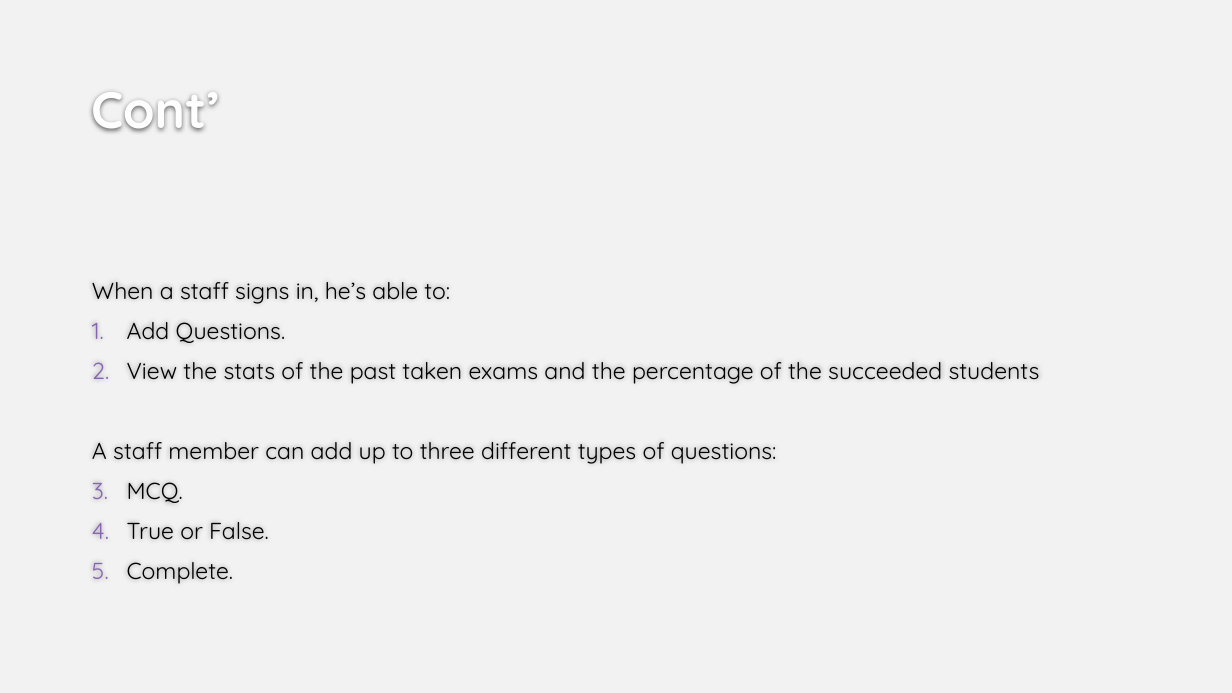
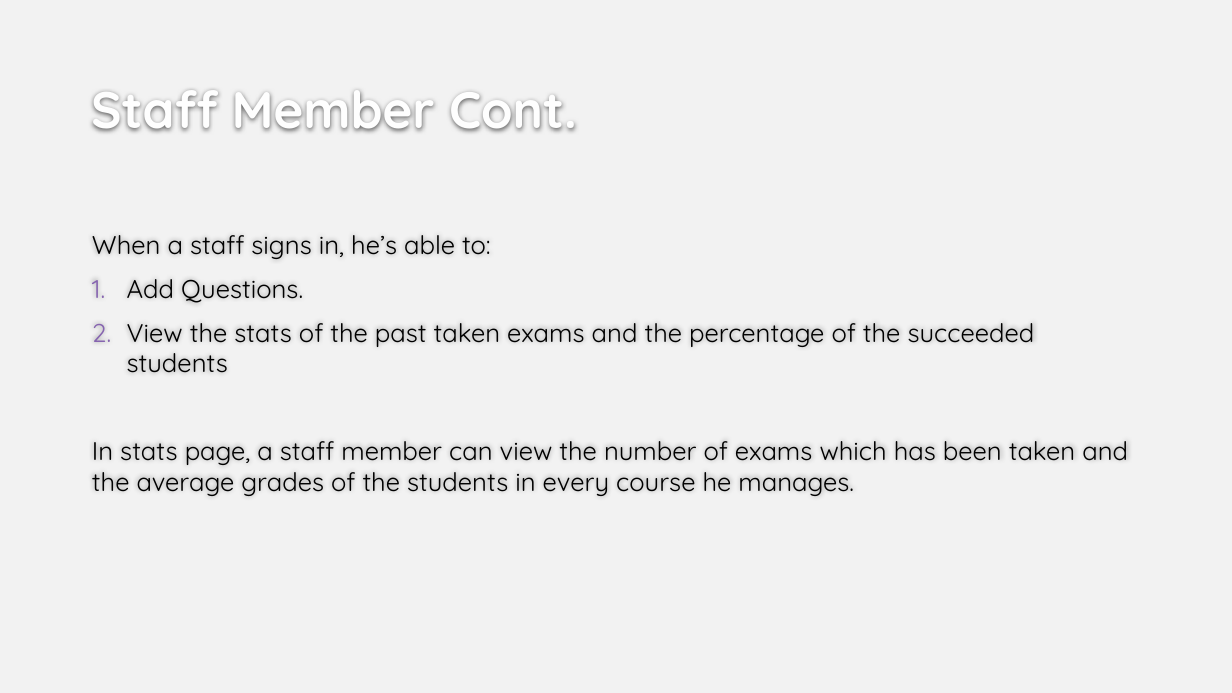
Before and after one commit to Gazouly/Examination.System, a slide deck: slide 6 of Examination System.pptx (slide 7 before the commit). Drawn at 1232x693 pixels with LibreOffice and Linux fonts; fonts in the diff are those of the drawing; background and template pictures are left out. Boxes give left, top, right and bottom in pixels: in the first picture for what was removed or moved away, otherwise in the second. Text is boxed around its words. In the diff, an @@ line names an element or a change of style, - is before the commit and + after.

```diff
--- a/Examination System.pptx
+++ b/Examination System.pptx
@@ title at <box>91,92,577,132</box>: text changed @@
-Cont’
+Staff Member Cont.
@@ text "When a staff signs in, ..." at <box>92,235,1128,496</box>: vertical alignment middle to top @@
@@ text at <box>92,235,1035,373</box>: size 18 to 20 pt in "When a staff signs in, he’s able ...", "Add Questions.", "View the stats of the past taken ..." @@
@@ text at <box>92,441,1128,496</box>: text changed; size 18 to 20 pt @@
-A staff member can add up to three different types of questions:
-1. MCQ.
-2. True or False.
-3. Complete.
+In stats page, a staff member can view the number of exams which has been taken and the average grades of the students in every course he manages.
```
Also in this commit, not shown: 5 other slides changed, 6 slides added, 1 slide removed.
